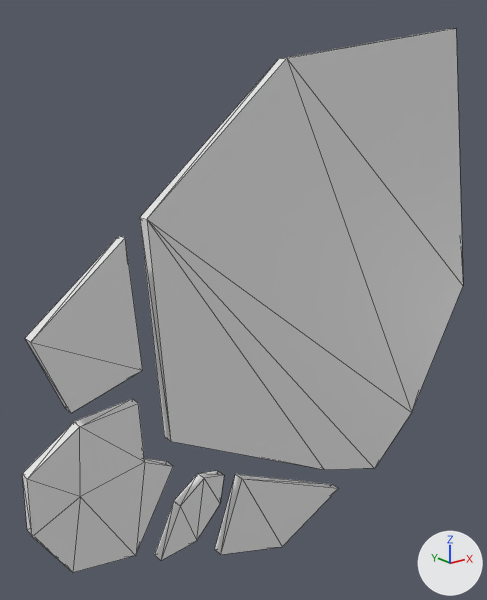
What one commit did to the OBJ model input/antler/meshes/ice.obj.
Before and after are seen from a 50 mm lens placed at (-40.0, -43.7, 23.3), pointed at (-3.0, 2.6, 4.8). Every picture has the same lights, and +X, +Y and +Z are marked at lower right. Mesh edges are drawn as thin lines. Where no turn or scale is listed for an object, it has been applied to the vertices.

In view in the first picture: 'ice'.
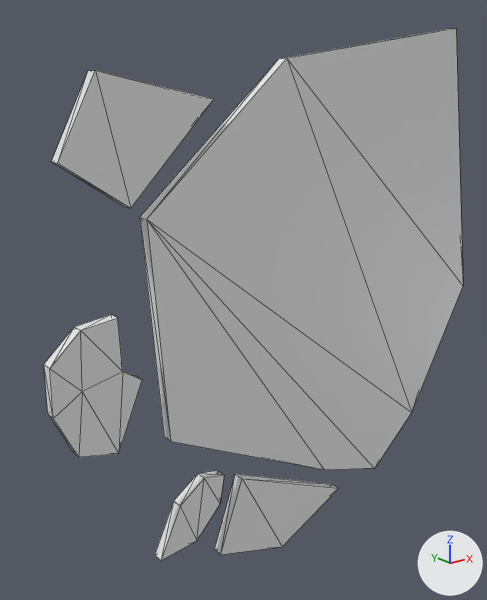
Commit message: Moved ice.

Scene script edits in JSON lines:
```json
{"block": "me_ice", "where": "me_ice.from_pydata(...)  # 62 vertices, 104 faces; spans x -25.7..26.6, y -1.0..0.0, z -20.8..29.0"}
{"block": "me_ice", "where": "# used by ob_ice; location = (0.0, 0.0, 0.0)"}
{"block": "me_ice", "change": "me_ice part 1: the loose piece of 8 vertices spanning x -24.4..-15.8, y -1.0..0.0, z 0.8..13.1 is turned 50 degrees about the y axis through its middle, then moved by (4.6, 0.0, 14.3)"}
{"block": "me_ice", "change": "me_ice part 2: the loose piece of 18 vertices spanning x -25.7..-13.3, y -1.0..0.0, z -13.8..-0.1 is scaled about its middle by (0.596, 1, 0.813), then moved by (-0.1, 0.0, 8.6)"}
```

Location of each change, [x1, y1, x2, y2] in pixels of the pictures (487 x 600 px; the box of a moved part takes in the faces that stretch with it):
```json
{"object": "ice", "change": "reshaped", "before": [22, 29, 463, 573], "after": [44, 29, 463, 560]}
{"part": 1, "of": "me_ice", "change": "moved or reshaped", "before": [25, 236, 143, 413], "after": [52, 70, 214, 208]}
{"part": 2, "of": "me_ice", "change": "moved or reshaped", "before": [22, 399, 173, 573], "after": [44, 315, 142, 457]}
```
